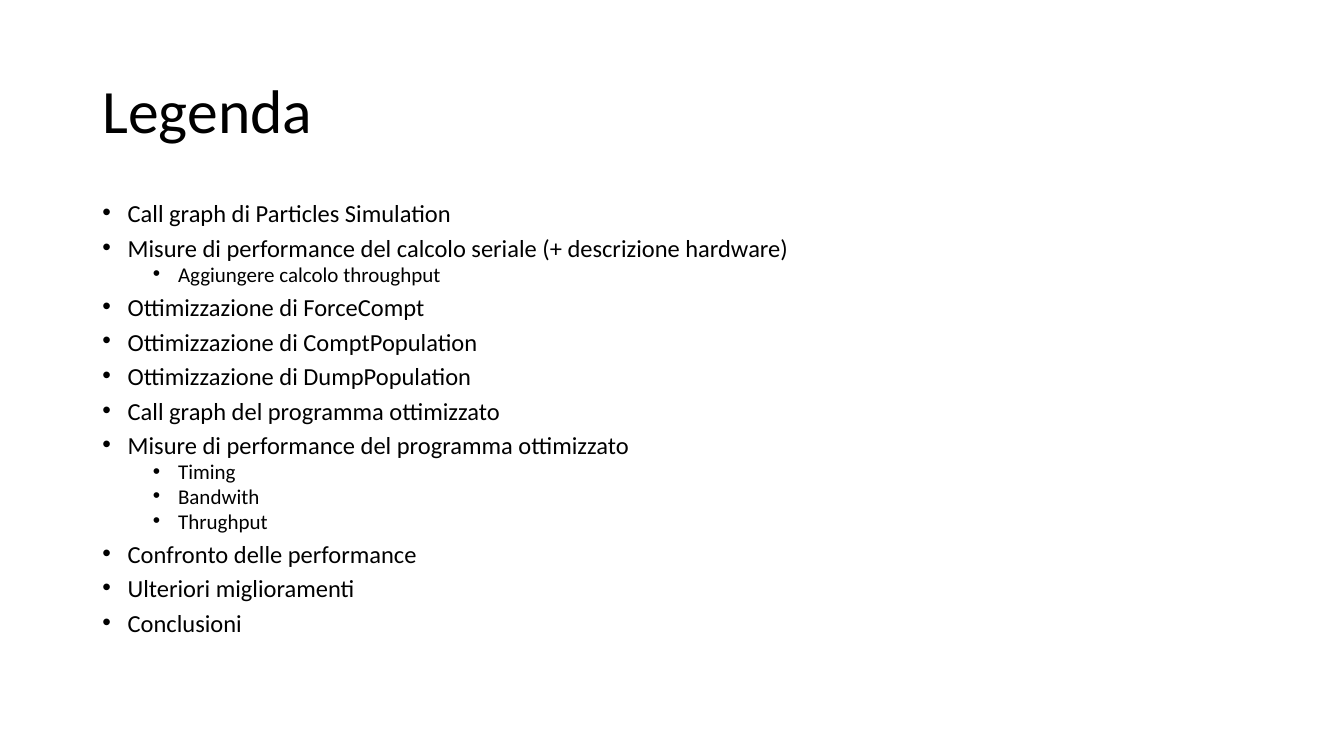
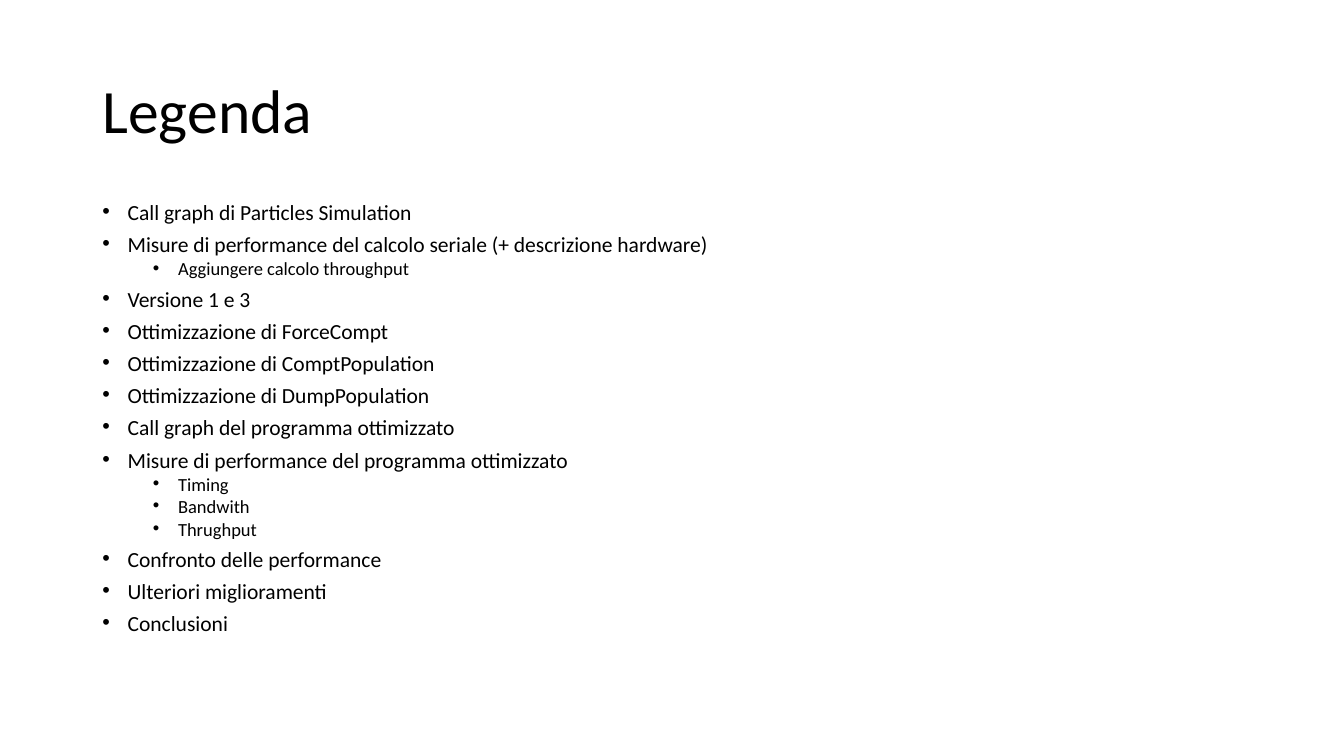
Before and after one commit to piepor/particles-simulation-parallel, a slide deck: slide 2 of presentazione/presentazione.pptx. Drawn at 1344x756 pixels with LibreOffice and Linux fonts; fonts in the diff are those of the drawing. Boxes give left, top, right and bottom in pixels: in the first picture for what was removed or moved away, otherwise in the second. Text is boxed around its words. In the diff, an @@ line names an element or a change of style, - is before the commit and + after.

Commit message:
presentazione [WIP]

```diff
--- a/presentazione/presentazione.pptx
+++ b/presentazione/presentazione.pptx
@@ text at bbox=[128, 205, 707, 631]: size 17.5 to 15.4 pt in "Call graph di Particles Simulation", "Misure di performance del calcolo seriale (+ ...", "Ottimizzazione di ForceCompt", "Ottimizzazione di ComptPopulation" and 6 more places; size 15 to 13.2 pt in "Aggiungere calcolo throughput", "Timing", "Bandwith", "Thrughput" @@
@@ text at bbox=[128, 292, 250, 307]: paragraph added @@
+• Versione 1 e 3
```
Also in this commit, not shown: 10 slides added, 3 slides removed, 1 other file.
